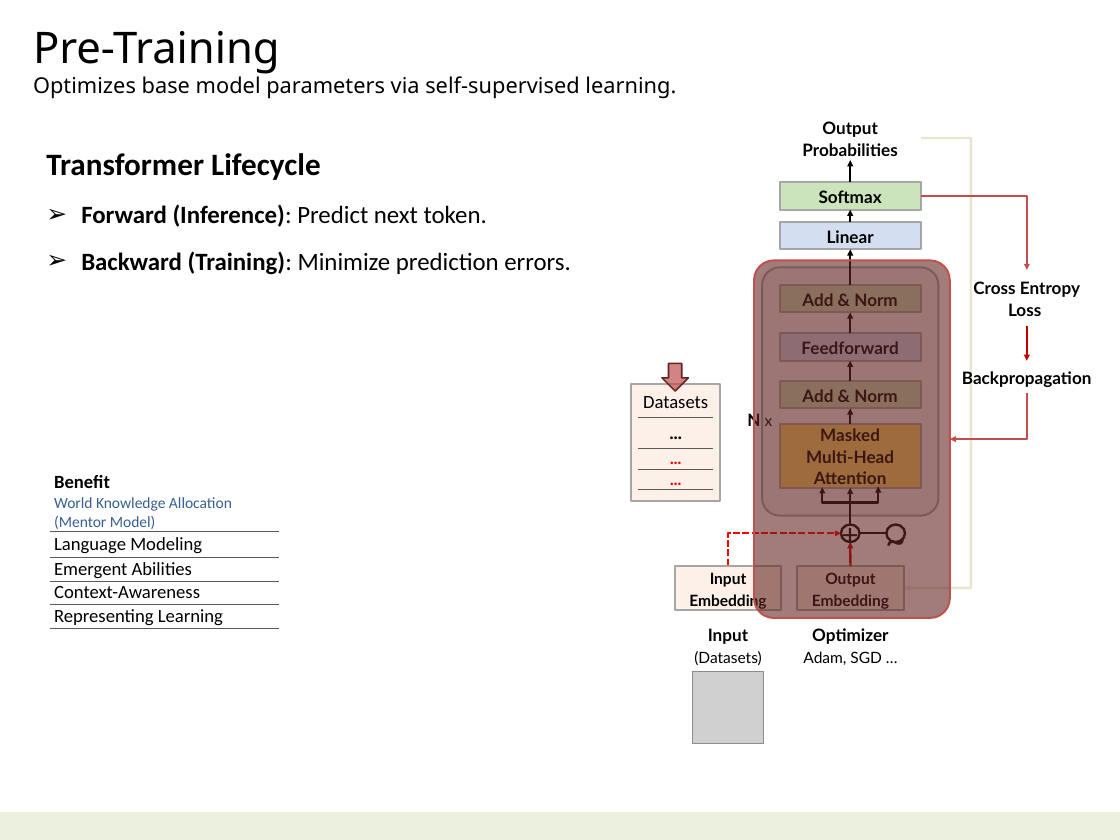
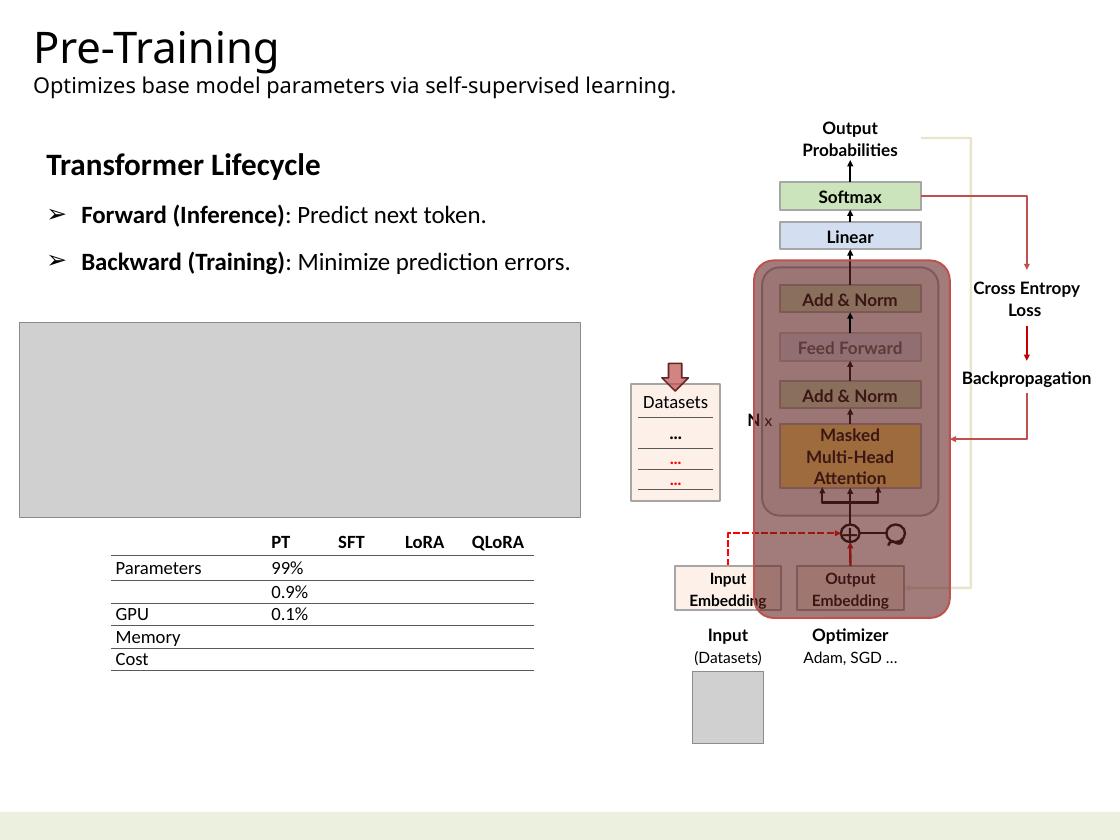
Before and after one commit to navibator/crazy-ai, a slide deck: slide 17 of ai.pptx. Drawn at 1120x840 pixels with LibreOffice and Linux fonts; fonts in the diff are those of the drawing; grey boxes stand for pictures. Boxes give left, top, right and bottom in pixels: in the first picture for what was removed or moved away, otherwise in the second. Text is boxed around its words. In the diff, an @@ line names an element or a change of style, - is before the commit and + after.

```diff
--- a/ai.pptx
+++ b/ai.pptx
@@ picture added at bbox=[20, 323, 581, 517] @@
@@ text in rectangle at bbox=[798, 342, 902, 354]: text changed @@
-Feedforward
+Feed Forward
@@ table removed at bbox=[49, 472, 279, 630], 5 rows, 1 columns @@
-Benefit / World Knowledge Allocation / (Mentor Model)
-Language Modeling
-Emergent Abilities
-Context-Awareness
-Representing Learning
@@ table added at bbox=[111, 529, 535, 675], 6 rows, 5 columns @@
+ | PT | SFT | LoRA | QLoRA
+Parameters | 99% |  |  | 
+ | 0.9% |  |  | 
+GPU | 0.1% |  |  | 
+Memory |  |  |  | 
+Cost |  |  |  | 
```
Also in this commit, not shown: 2 other slides changed, 1 other file.
